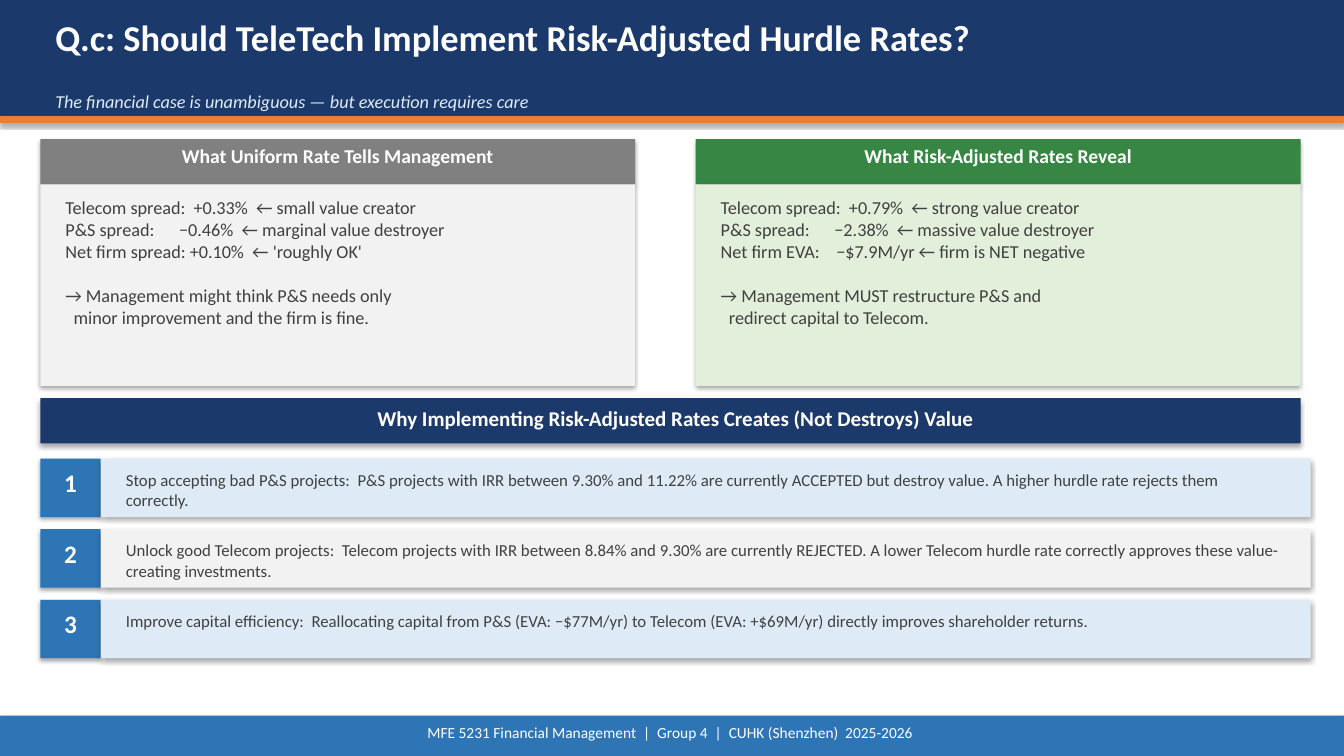
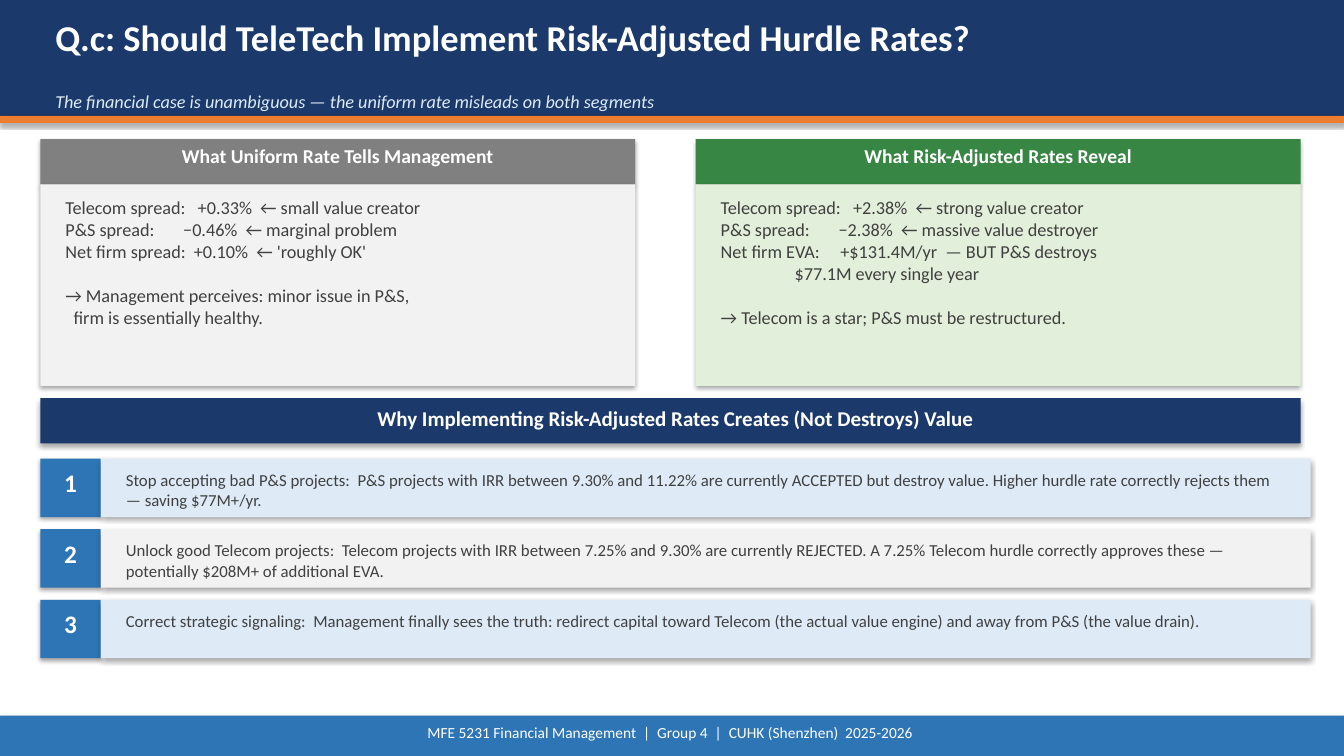
Before and after one commit to zou-haiyun-316/mfe5231casestudy, a slide deck: slide 10 of TeleTech_Case4_Presentation.pptx. Drawn at 1344x756 pixels with LibreOffice and Linux fonts; fonts in the diff are those of the drawing. Boxes give left, top, right and bottom in pixels: in the first picture for what was removed or moved away, otherwise in the second. Text is boxed around its words. In the diff, an @@ line names an element or a change of style, - is before the commit and + after.

```diff
--- a/TeleTech_Case4_Presentation.pptx
+++ b/TeleTech_Case4_Presentation.pptx
@@ text at box(55, 95, 654, 111): text changed @@
-The financial case is unambiguous — but execution requires care
+The financial case is unambiguous — the uniform rate misleads on both segments
@@ text at box(65, 201, 420, 327): text changed @@
-Telecom spread: +0.33% ← small value creator
-P&S spread: −0.46% ← marginal value destroyer
-Net firm spread: +0.10% ← 'roughly OK'
-→ Management might think P&S needs only
-minor improvement and the firm is fine.
+Telecom spread: +0.33% ← small value creator
+P&S spread: −0.46% ← marginal problem
+Net firm spread: +0.10% ← 'roughly OK'
+→ Management perceives: minor issue in P&S,
+firm is essentially healthy.
@@ text at box(721, 201, 1098, 326): text changed @@
-Telecom spread: +0.79% ← strong value creator
-P&S spread: −2.38% ← massive value destroyer
-Net firm EVA: −$7.9M/yr ← firm is NET negative
-→ Management MUST restructure P&S and
-redirect capital to Telecom.
+Telecom spread: +2.38% ← strong value creator
+P&S spread: −2.38% ← massive value destroyer
+Net firm EVA: +$131.4M/yr — BUT P&S destroys
+$77.1M every single year
+→ Telecom is a star; P&S must be restructured.
@@ text at box(126, 474, 1270, 509): text changed @@
-Stop accepting bad P&S projects: P&S projects with IRR between 9.30% and 11.22% are currently ACCEPTED but destroy value. A higher hurdle rate rejects them correctly.
+Stop accepting bad P&S projects: P&S projects with IRR between 9.30% and 11.22% are currently ACCEPTED but destroy value. Higher hurdle rate correctly rejects them — saving $77M+/yr.
@@ text at box(126, 544, 1205, 580): text changed @@
-Unlock good Telecom projects: Telecom projects with IRR between 8.84% and 9.30% are currently REJECTED. A lower Telecom hurdle rate correctly approves these value-creating investments.
+Unlock good Telecom projects: Telecom projects with IRR between 7.25% and 9.30% are currently REJECTED. A 7.25% Telecom hurdle correctly approves these — potentially $208M+ of additional EVA.
@@ text at box(126, 615, 1199, 630): text changed @@
-Improve capital efficiency: Reallocating capital from P&S (EVA: −$77M/yr) to Telecom (EVA: +$69M/yr) directly improves shareholder returns.
+Correct strategic signaling: Management finally sees the truth: redirect capital toward Telecom (the actual value engine) and away from P&S (the value drain).
```
Also in this commit, not shown: 11 other slides changed, 1 other file.
